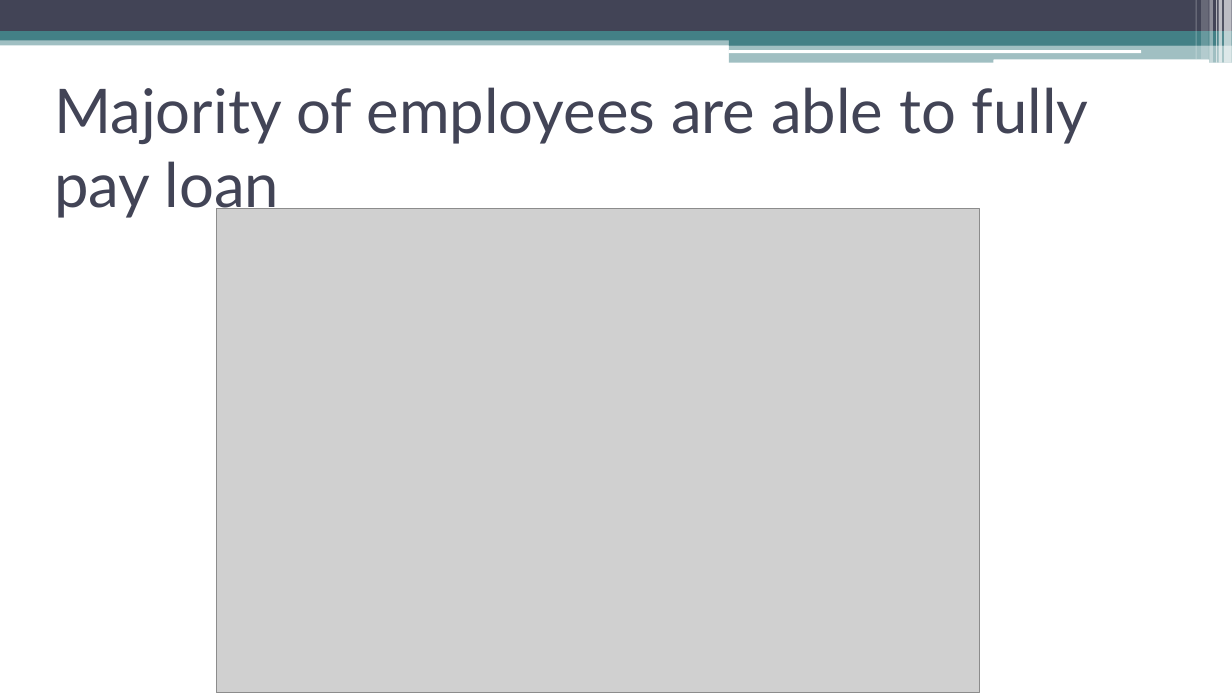
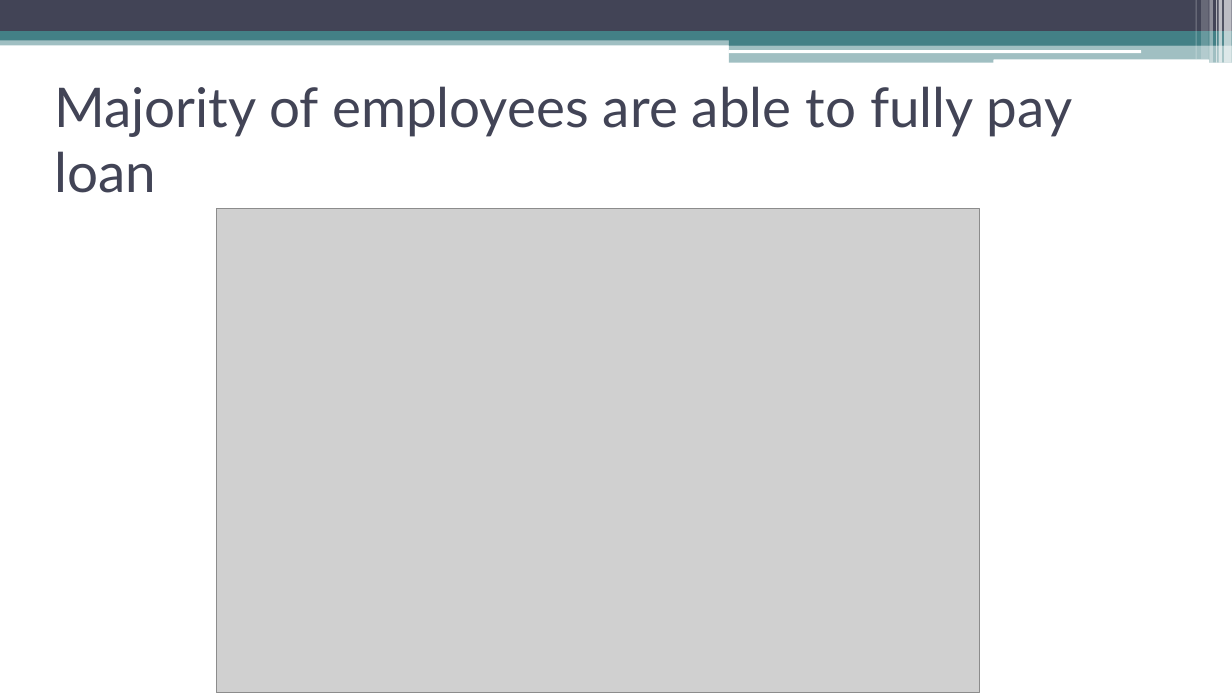
Before and after one commit to Sai-Krishna-46/LendingClubCaseStudy, a slide deck: slide 4 of LendingClubCaseStudy.pptx. Drawn at 1232x693 pixels with LibreOffice and Linux fonts; fonts in the diff are those of the drawing; grey boxes stand for pictures. Boxes give left, top, right and bottom in pixels: in the first picture for what was removed or moved away, otherwise in the second. Text is boxed around its words. In the diff, an @@ line names an element or a change of style, - is before the commit and + after.

```diff
--- a/LendingClubCaseStudy.pptx
+++ b/LendingClubCaseStudy.pptx
@@ title "Majority of employees are able ..." at <box>54,86,1072,193</box>: size 36 to 32 pt @@
```
Also in this commit, not shown: 1 other slide changed, 1 other file.
